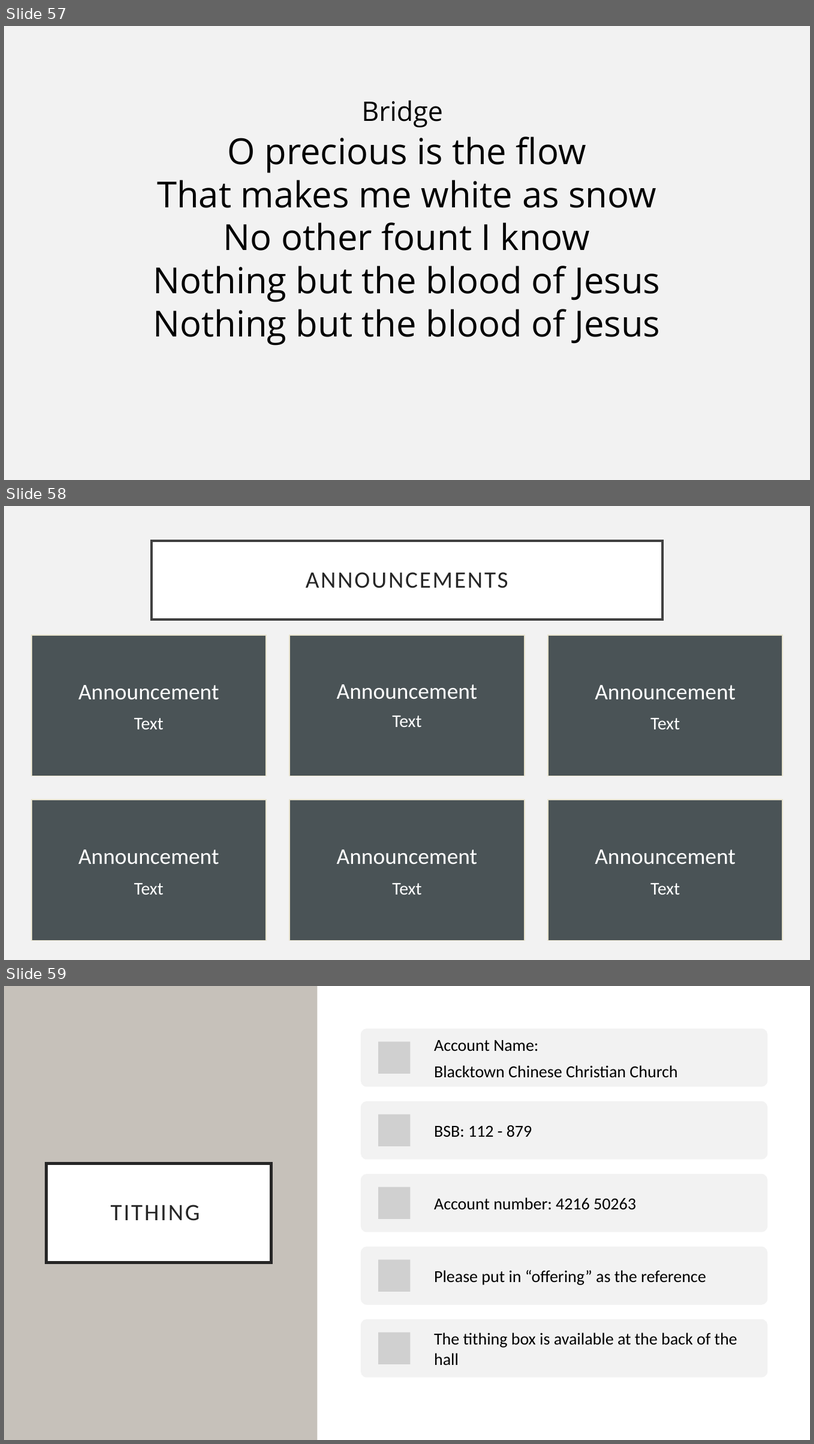
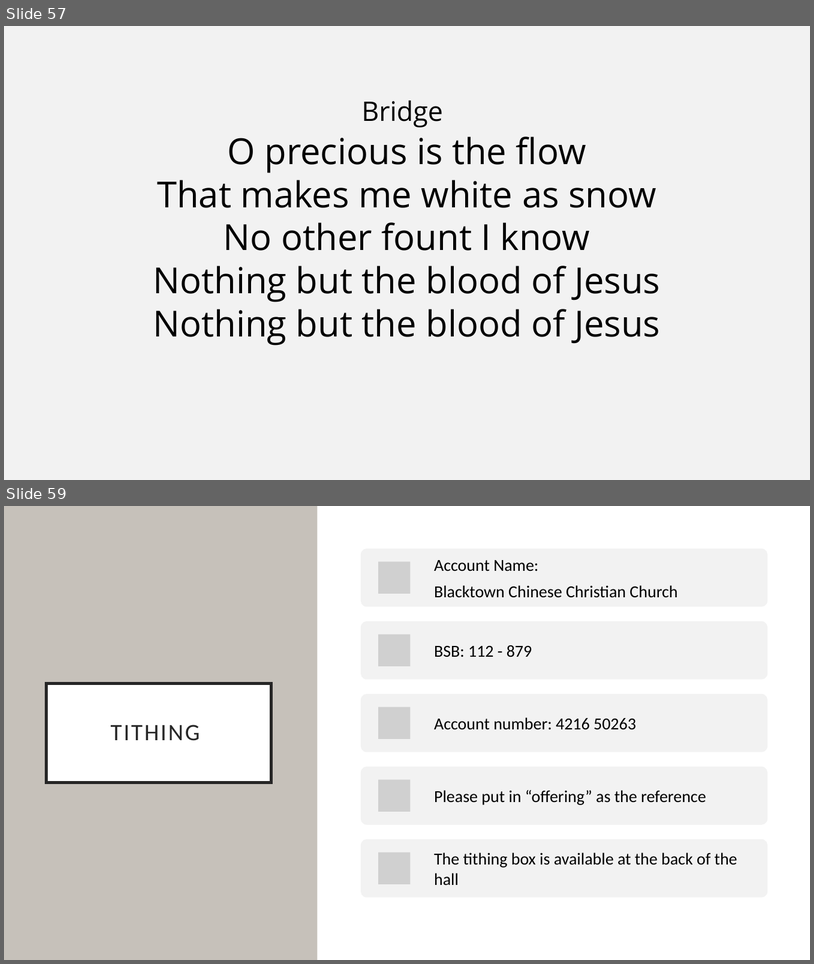
Before and after one commit to pangwuu/Weekly-powerpoint-maker, a slide deck: Slides/31_12_23.pptx. Shown one above the other, each under a label of ours: slides 57, 58 and 59 before the commit, slides 57 and 59 after it; the slides between them are not shown. The pictures are 814x1444 and 814x964 pixels, drawn with LibreOffice and Linux fonts; fonts in the diff are those of the drawing; grey boxes stand for pictures. Boxes give left, top, right and bottom in pixels: in the first picture for what was removed or moved away, otherwise in the second. Text is boxed around its words. In the diff, an @@ line names an element or a change of style, - is before the commit and + after.

```diff
--- a/Slides/31_12_23.pptx
+++ b/Slides/31_12_23.pptx
@@ slide 58 removed at (x1=4, y1=506, x2=810, y2=960), background #F2F2F2 @@
@@ title removed at (x1=152, y1=541, x2=663, y2=619) @@
-ANNOUNCEMENTS
@@ group removed at (x1=32, y1=635, x2=783, y2=940): 6 rectangles, 6 texts @@
-Announcement
-Text
-Announcement
-Text
-Announcement
-Text
-Announcement
-Text
-Announcement
-Text
-Announcement
-Text
```
Also in this commit, not shown: 5 slides changed, 1 slide added.
